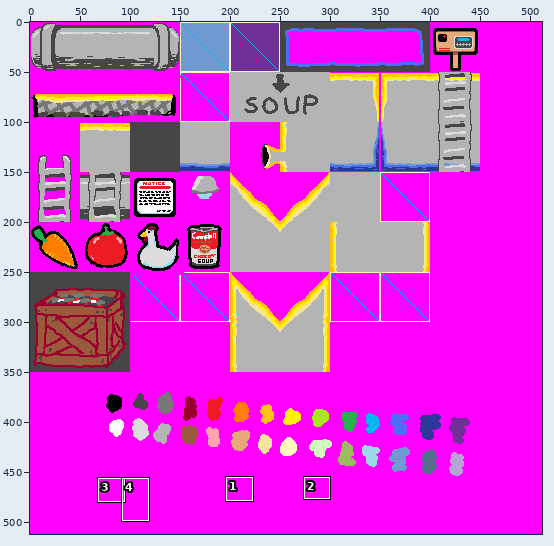
Edited in one commit: sprite sheet (factory_tiles.png). The picture above shows the old version from afar; the outline marks the close-up.
Close-up. The starting point:
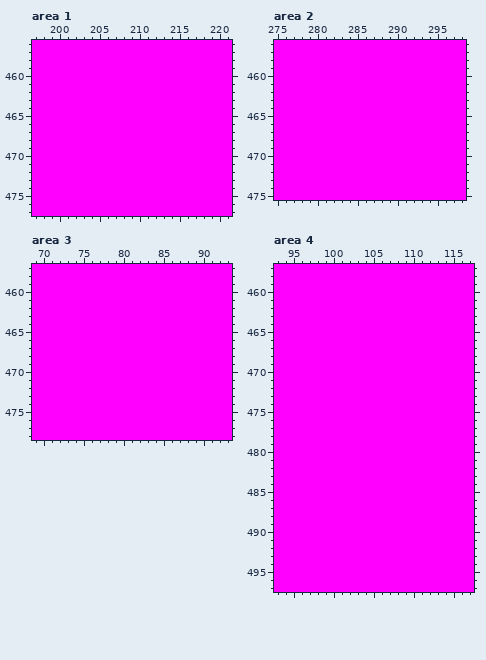
The file is 512x512 pixels. Shown: area 1: x 197..221, y 456..477; area 2: x 275..298, y 456..475; area 3: x 69..93, y 457..478; area 4: x 93..117, y 457..497. The commit also changed other parts of the picture, which this record leaves out.
After the commit:
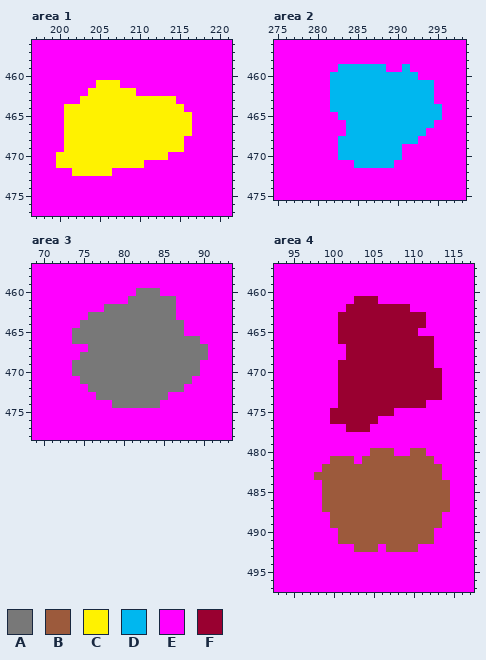
Palette (. is transparent): A #787878  B #9c5a3c  C #fff200  D #00b7ef  E #ff00ff  F #990030
The exact change:
--- area 1
@@ x 197..221 @@
 460 EEEEEEEEEEEEEEEEEEEEEEEEE
-461 EEEEEEEEEEEEEEEEEEEEEEEEE
-462 EEEEEEEEEEEEEEEEEEEEEEEEE
-463 EEEEEEEEEEEEEEEEEEEEEEEEE
-464 EEEEEEEEEEEEEEEEEEEEEEEEE
-465 EEEEEEEEEEEEEEEEEEEEEEEEE
-466 EEEEEEEEEEEEEEEEEEEEEEEEE
-467 EEEEEEEEEEEEEEEEEEEEEEEEE
-468 EEEEEEEEEEEEEEEEEEEEEEEEE
-469 EEEEEEEEEEEEEEEEEEEEEEEEE
-470 EEEEEEEEEEEEEEEEEEEEEEEEE
-471 EEEEEEEEEEEEEEEEEEEEEEEEE
-472 EEEEEEEEEEEEEEEEEEEEEEEEE
+461 EEEEEEEECCCEEEEEEEEEEEEEE
+462 EEEEEEECCCCCCEEEEEEEEEEEE
+463 EEEEEECCCCCCCCCCCCEEEEEEE
+464 EEEECCCCCCCCCCCCCCCEEEEEE
+465 EEEECCCCCCCCCCCCCCCCEEEEE
+466 EEEECCCCCCCCCCCCCCCCEEEEE
+467 EEEECCCCCCCCCCCCCCCCEEEEE
+468 EEEECCCCCCCCCCCCCCCEEEEEE
+469 EEEECCCCCCCCCCCCCCCEEEEEE
+470 EEECCCCCCCCCCCCCCEEEEEEEE
+471 EEECCCCCCCCCCCEEEEEEEEEEE
+472 EEEEECCCCCEEEEEEEEEEEEEEE
 473 EEEEEEEEEEEEEEEEEEEEEEEEE
--- area 2
@@ x 275..298 @@
 458 EEEEEEEEEEEEEEEEEEEEEEEE
-459 EEEEEEEEEEEEEEEEEEEEEEEE
-460 EEEEEEEEEEEEEEEEEEEEEEEE
-461 EEEEEEEEEEEEEEEEEEEEEEEE
-462 EEEEEEEEEEEEEEEEEEEEEEEE
-463 EEEEEEEEEEEEEEEEEEEEEEEE
-464 EEEEEEEEEEEEEEEEEEEEEEEE
-465 EEEEEEEEEEEEEEEEEEEEEEEE
-466 EEEEEEEEEEEEEEEEEEEEEEEE
-467 EEEEEEEEEEEEEEEEEEEEEEEE
-468 EEEEEEEEEEEEEEEEEEEEEEEE
-469 EEEEEEEEEEEEEEEEEEEEEEEE
-470 EEEEEEEEEEEEEEEEEEEEEEEE
-471 EEEEEEEEEEEEEEEEEEEEEEEE
+459 EEEEEEEEDDDDDDEEDEEEEEEE
+460 EEEEEEEDDDDDDDDDDDEEEEEE
+461 EEEEEEEDDDDDDDDDDDDDEEEE
+462 EEEEEEEDDDDDDDDDDDDDEEEE
+463 EEEEEEEDDDDDDDDDDDDDEEEE
+464 EEEEEEEDDDDDDDDDDDDDDEEE
+465 EEEEEEEEDDDDDDDDDDDDDEEE
+466 EEEEEEEEEDDDDDDDDDDDEEEE
+467 EEEEEEEEEDDDDDDDDDDEEEEE
+468 EEEEEEEEDDDDDDDDDDEEEEEE
+469 EEEEEEEEDDDDDDDDEEEEEEEE
+470 EEEEEEEEDDDDDDDDEEEEEEEE
+471 EEEEEEEEEEDDDDDEEEEEEEEE
 472 EEEEEEEEEEEEEEEEEEEEEEEE
--- area 3
@@ x 69..93 @@
 459 EEEEEEEEEEEEEEEEEEEEEEEEE
-460 EEEEEEEEEEEEEEEEEEEEEEEEE
-461 EEEEEEEEEEEEEEEEEEEEEEEEE
-462 EEEEEEEEEEEEEEEEEEEEEEEEE
-463 EEEEEEEEEEEEEEEEEEEEEEEEE
-464 EEEEEEEEEEEEEEEEEEEEEEEEE
-465 EEEEEEEEEEEEEEEEEEEEEEEEE
-466 EEEEEEEEEEEEEEEEEEEEEEEEE
-467 EEEEEEEEEEEEEEEEEEEEEEEEE
-468 EEEEEEEEEEEEEEEEEEEEEEEEE
-469 EEEEEEEEEEEEEEEEEEEEEEEEE
-470 EEEEEEEEEEEEEEEEEEEEEEEEE
-471 EEEEEEEEEEEEEEEEEEEEEEEEE
-472 EEEEEEEEEEEEEEEEEEEEEEEEE
-473 EEEEEEEEEEEEEEEEEEEEEEEEE
-474 EEEEEEEEEEEEEEEEEEEEEEEEE
+460 EEEEEEEEEEEEEAAAEEEEEEEEE
+461 EEEEEEEEEEEEAAAAAAEEEEEEE
+462 EEEEEEEEEAAAAAAAAAEEEEEEE
+463 EEEEEEEAAAAAAAAAAAEEEEEEE
+464 EEEEEEAAAAAAAAAAAAAEEEEEE
+465 EEEEEAAAAAAAAAAAAAAEEEEEE
+466 EEEEEAAAAAAAAAAAAAAAAEEEE
+467 EEEEEEEAAAAAAAAAAAAAAAEEE
+468 EEEEEEAAAAAAAAAAAAAAAAEEE
+469 EEEEEAAAAAAAAAAAAAAAAEEEE
+470 EEEEEAAAAAAAAAAAAAAAAEEEE
+471 EEEEEEAAAAAAAAAAAAAAEEEEE
+472 EEEEEEEAAAAAAAAAAAAEEEEEE
+473 EEEEEEEEAAAAAAAAAEEEEEEEE
+474 EEEEEEEEEEAAAAAAEEEEEEEEE
 475 EEEEEEEEEEEEEEEEEEEEEEEEE
--- area 4
@@ x 93..117 @@
 460 EEEEEEEEEEEEEEEEEEEEEEEEE
-461 EEEEEEEEEEEEEEEEEEEEEEEEE
-462 EEEEEEEEEEEEEEEEEEEEEEEEE
-463 EEEEEEEEEEEEEEEEEEEEEEEEE
-464 EEEEEEEEEEEEEEEEEEEEEEEEE
-465 EEEEEEEEEEEEEEEEEEEEEEEEE
-466 EEEEEEEEEEEEEEEEEEEEEEEEE
-467 EEEEEEEEEEEEEEEEEEEEEEEEE
-468 EEEEEEEEEEEEEEEEEEEEEEEEE
-469 EEEEEEEEEEEEEEEEEEEEEEEEE
-470 EEEEEEEEEEEEEEEEEEEEEEEEE
-471 EEEEEEEEEEEEEEEEEEEEEEEEE
-472 EEEEEEEEEEEEEEEEEEEEEEEEE
-473 EEEEEEEEEEEEEEEEEEEEEEEEE
-474 EEEEEEEEEEEEEEEEEEEEEEEEE
-475 EEEEEEEEEEEEEEEEEEEEEEEEE
-476 EEEEEEEEEEEEEEEEEEEEEEEEE
-477 EEEEEEEEEEEEEEEEEEEEEEEEE
+461 EEEEEEEEEEFFFEEEEEEEEEEEE
+462 EEEEEEEEEFFFFFFFFEEEEEEEE
+463 EEEEEEEEFFFFFFFFFFFEEEEEE
+464 EEEEEEEEFFFFFFFFFFFEEEEEE
+465 EEEEEEEEFFFFFFFFFFEEEEEEE
+466 EEEEEEEEFFFFFFFFFFFFEEEEE
+467 EEEEEEEEEFFFFFFFFFFFEEEEE
+468 EEEEEEEEEFFFFFFFFFFFEEEEE
+469 EEEEEEEEFFFFFFFFFFFFEEEEE
+470 EEEEEEEEFFFFFFFFFFFFFEEEE
+471 EEEEEEEEFFFFFFFFFFFFFEEEE
+472 EEEEEEEEFFFFFFFFFFFFFEEEE
+473 EEEEEEEEFFFFFFFFFFFFFEEEE
+474 EEEEEEEEFFFFFFFFFFFEEEEEE
+475 EEEEEEEFFFFFFFFEEEEEEEEEE
+476 EEEEEEEFFFFFFEEEEEEEEEEEE
+477 EEEEEEEEEFFFEEEEEEEEEEEEE
 478 EEEEEEEEEEEEEEEEEEEEEEEEE
 479 EEEEEEEEEEEEEEEEEEEEEEEEE
-480 EEEEEEEEEEEEEEEEEEEEEEEEE
-481 EEEEEEEEEEEEEEEEEEEEEEEEE
-482 EEEEEEEEEEEEEEEEEEEEEEEEE
-483 EEEEEEEEEEEEEEEEEEEEEEEEE
-484 EEEEEEEEEEEEEEEEEEEEEEEEE
-485 EEEEEEEEEEEEEEEEEEEEEEEEE
-486 EEEEEEEEEEEEEEEEEEEEEEEEE
-487 EEEEEEEEEEEEEEEEEEEEEEEEE
-488 EEEEEEEEEEEEEEEEEEEEEEEEE
-489 EEEEEEEEEEEEEEEEEEEEEEEEE
-490 EEEEEEEEEEEEEEEEEEEEEEEEE
-491 EEEEEEEEEEEEEEEEEEEEEEEEE
-492 EEEEEEEEEEEEEEEEEEEEEEEEE
+480 EEEEEEEEEEEEBBBEEBBEEEEEE
+481 EEEEEEEBBBEBBBBBBBBBEEEEE
+482 EEEEEEBBBBBBBBBBBBBBBEEEE
+483 EEEEEBBBBBBBBBBBBBBBBEEEE
+484 EEEEEEBBBBBBBBBBBBBBBBEEE
+485 EEEEEEBBBBBBBBBBBBBBBBEEE
+486 EEEEEEBBBBBBBBBBBBBBBBEEE
+487 EEEEEEBBBBBBBBBBBBBBBBEEE
+488 EEEEEEEBBBBBBBBBBBBBBEEEE
+489 EEEEEEEBBBBBBBBBBBBBBEEEE
+490 EEEEEEEEBBBBBBBBBBBBEEEEE
+491 EEEEEEEEBBBBBBBBBBBBEEEEE
+492 EEEEEEEEEEBBBEBBBBEEEEEEE
 493 EEEEEEEEEEEEEEEEEEEEEEEEE
Pixel boxes of the changes (left, top, right, bottom) in both close-ups:
changed: (56, 80, 192, 176)
changed: (330, 64, 442, 168)
changed: (72, 288, 208, 408)
changed: (314, 296, 450, 552)
